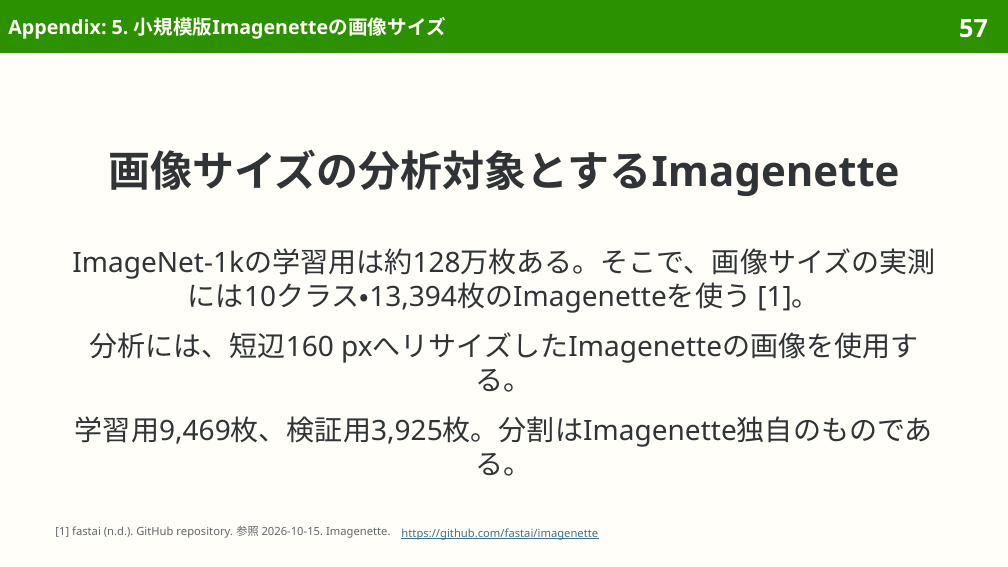
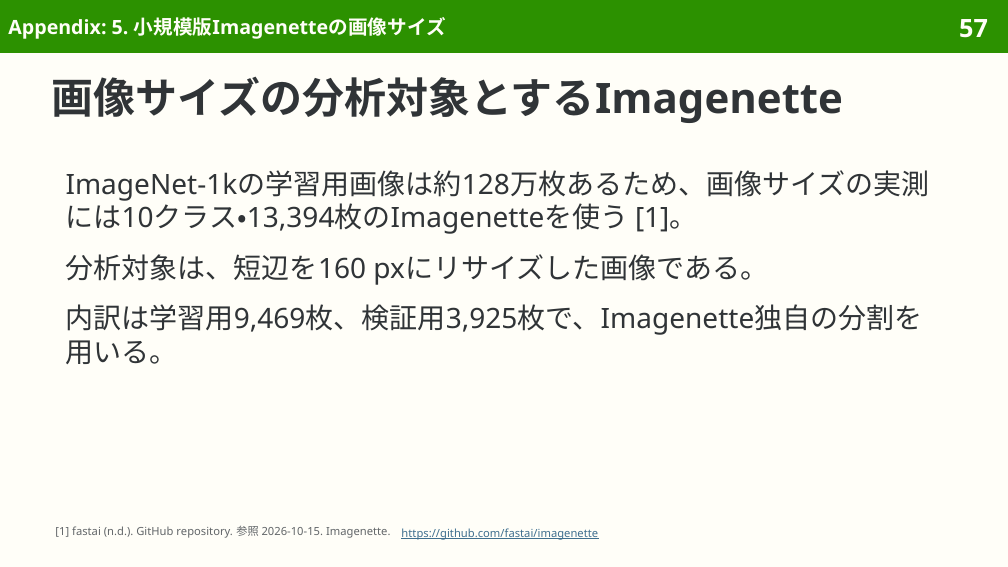
Before and after one commit to sasakiy84/datasets-in-10-minutes, a slide deck: slide 57 of slides/datasets-in-10-minutes-imagenet.pptx. Drawn at 1008x567 pixels with LibreOffice and Linux fonts; fonts in the diff are those of the drawing. Boxes give left, top, right and bottom in pixels: in the first picture for what was removed or moved away, otherwise in the second. Text is boxed around its words. In the diff, an @@ line names an element or a change of style, - is before the commit and + after.

Commit message:
Use left-aligned explanatory prose in imagenet

```diff
--- a/slides/datasets-in-10-minutes-imagenet.pptx
+++ b/slides/datasets-in-10-minutes-imagenet.pptx
@@ title "画像サイズの分析対象とするImagenette": place and size @@
-title "画像サイズの分析対象とするImagenette" at [108, 149, 899, 196]
+title "画像サイズの分析対象とするImagenette" at [52, 76, 843, 123]
@@ title "画像サイズの分析対象とするImagenette" at [52, 76, 843, 123]: alignment centre to left @@
@@ text at [66, 170, 930, 364]: text changed @@
-ImageNet-1kの学習用は約128万枚ある。そこで、画像サイズの実測には10クラス・13,394枚のImagenetteを使う [1]。
-分析には、短辺160 pxへリサイズしたImagenetteの画像を使用する。
-学習用9,469枚、検証用3,925枚。分割はImagenette独自のものである。
+ImageNet-1kの学習用画像は約128万枚あるため、画像サイズの実測には10クラス・13,394枚のImagenetteを使う [1]。
+分析対象は、短辺を160 pxにリサイズした画像である。
+内訳は学習用9,469枚、検証用3,925枚で、Imagenette独自の分割を用いる。
```
Also in this commit, not shown: 6 other files.
